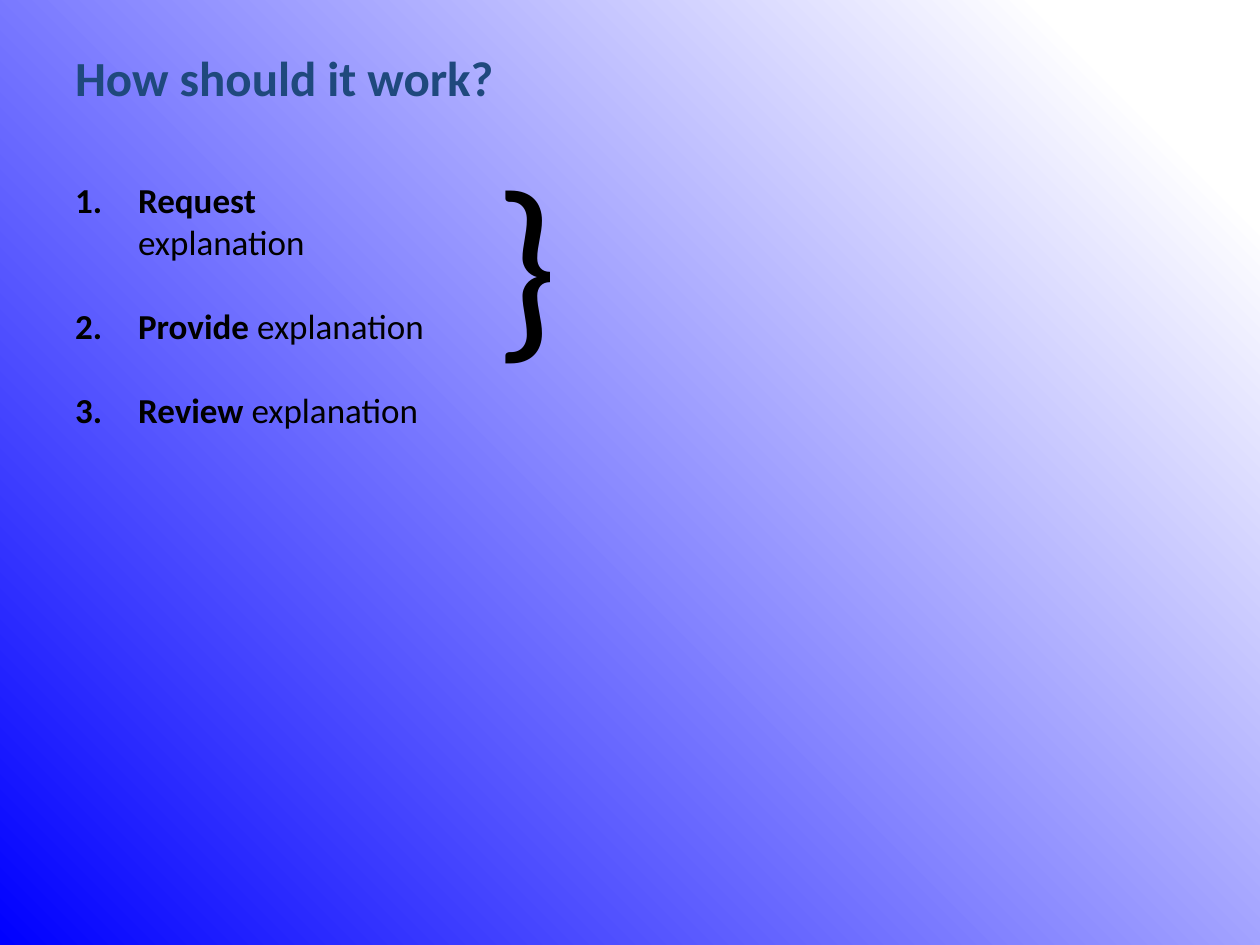
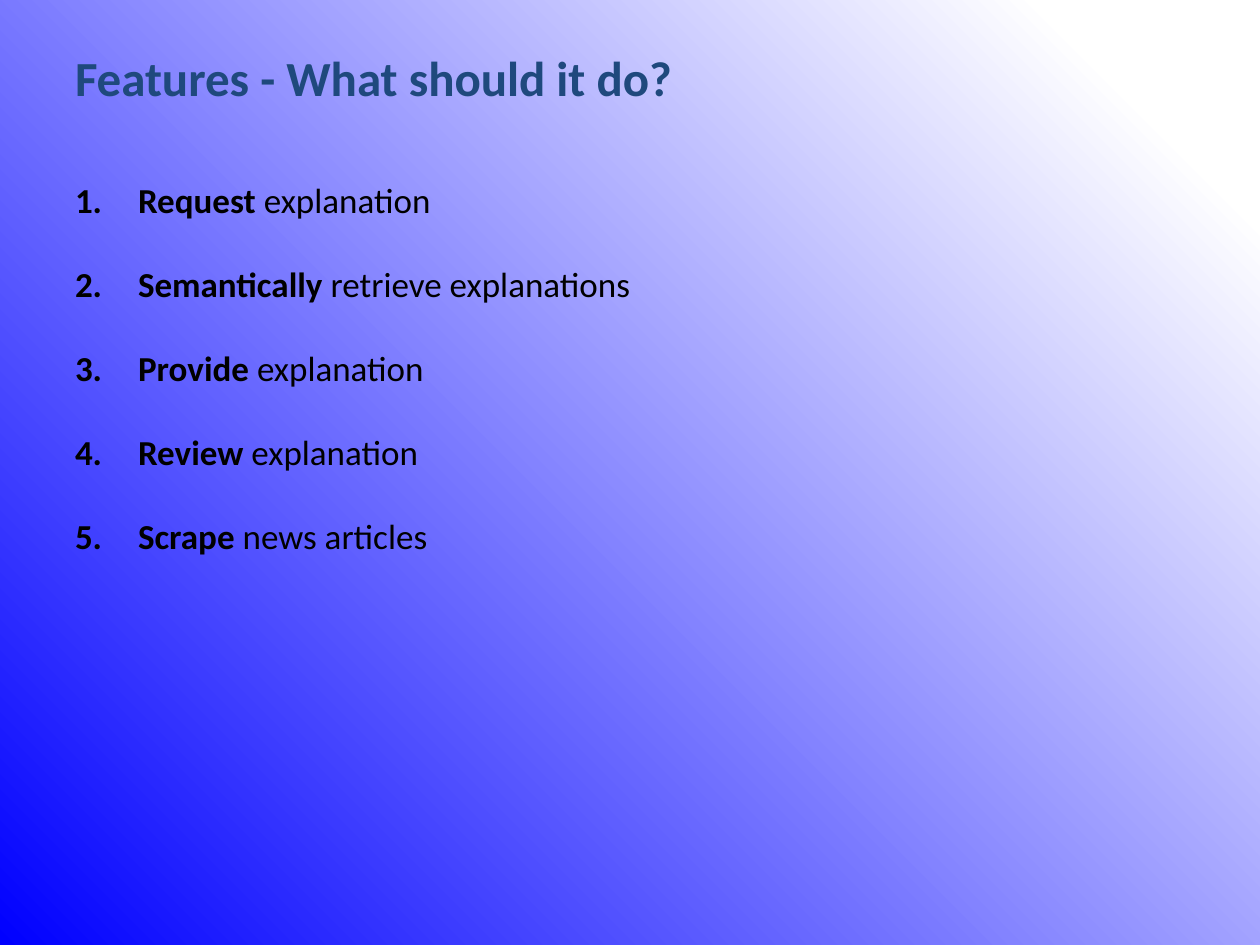
Before and after one commit to rubenverboon/skiir, a slide deck: slide 13 of Presentation/Final_presentation_group_002.pptx. Drawn at 1260x945 pixels with LibreOffice and Linux fonts; fonts in the diff are those of the drawing. Boxes give left, top, right and bottom in pixels: in the first picture for what was removed or moved away, otherwise in the second. Text is boxed around its words. In the diff, an @@ line names an element or a change of style, - is before the commit and + after.

```diff
--- a/Presentation/Final_presentation_group_002.pptx
+++ b/Presentation/Final_presentation_group_002.pptx
@@ text at (x1=75, y1=61, x2=672, y2=97): text changed @@
-How should it work?
+Features - What should it do?
@@ text removed at (x1=483, y1=129, x2=591, y2=386) @@
-}
@@ text at (x1=138, y1=272, x2=630, y2=303): paragraph added @@
+2. Semantically retrieve explanations
@@ text at (x1=138, y1=524, x2=427, y2=555): paragraph added @@
+5. Scrape news articles
```
Also in this commit, not shown: 7 other slides changed, 15 slides added, 1 slide removed.
